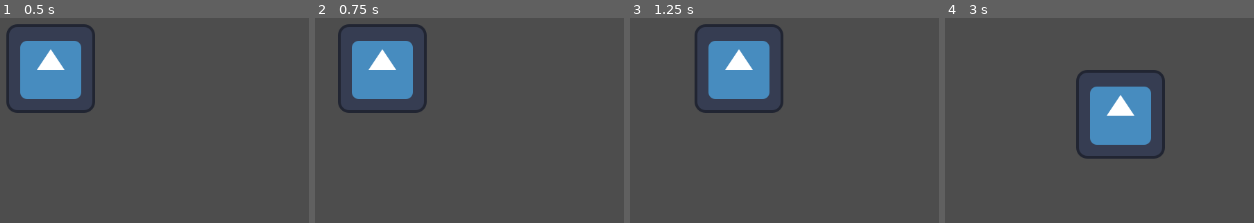
Above: before the commit, frames 1-4 (left to right).
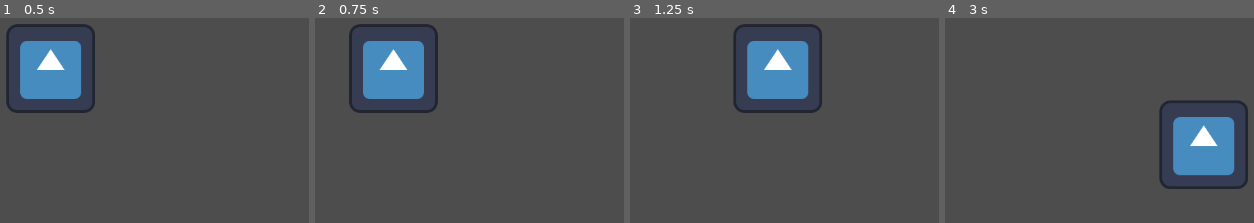
Above: after the commit, the same moments.

Repository: HedgeLizards/gobble
Game: Godot game, scene res://scenes/game.tscn
Two runs of this game, one before a commit and one after it. Both use one fixed random seed, a clock stepped at 60 frames per second and the inputs below. The engine's default icon, where the game draws it, is replaced by a stand-in: a white triangle on a blue panel in a dark square.
Inputs:
- Up to frame 1 (0.5 s): no input
- Up to frame 2 (0.75 s): tap Enter at 0.5 s; hold D (east) from 0.53 s (still down)
- Up to frame 3 (1.25 s): keep holding D (east)
- Up to frame 4 (3 s): release D (east) at 1.28 s; hold S (south) 1.28-2.03 s; hold D (east) 2.03-2.78 s; hold W (north) from 2.78 s (still down)

Frame 1 is identical in both runs. In frame 2, 4.5% of the frame differs, in the area x 7-40%, y 2-47%; in frame 3, 9.1%; in frame 4, 14%, in the area x 42-99%, y 25-84%.

Commit message:
player movement is shared

Diff:
--- a/client/scenes/game.tscn
+++ b/client/scenes/game.tscn
@@ -10,13 +10,16 @@
 [node name="Game" type="Node2D"]
 script = ExtResource("1_qupka")
 
-[node name="Player" type="CharacterBody2D" parent="."]
+[node name="Me" type="CharacterBody2D" parent="."]
 unique_name_in_owner = true
 position = Vector2(200, 200)
 script = ExtResource("2_jvx6t")
 
-[node name="Sprite2D" type="Sprite2D" parent="Player"]
+[node name="Sprite2D" type="Sprite2D" parent="Me"]
 texture = ExtResource("3_6ff4g")
 
-[node name="CollisionShape2D" type="CollisionShape2D" parent="Player"]
+[node name="CollisionShape2D" type="CollisionShape2D" parent="Me"]
 shape = SubResource("RectangleShape2D_g3144")
+
+[node name="Players" type="Node2D" parent="."]
+unique_name_in_owner = true
--- /dev/null
+++ b/client/scenes/player.tscn
@@ -0,0 +1,8 @@
+[gd_scene load_steps=2 format=3 uid="uid://dawx1xavdy1ps"]
+
+[ext_resource type="Texture2D" uid="uid://d3ke8yigymepn" path="res://icon.svg" id="1_vuyqw"]
+
+[node name="Player" type="Node2D"]
+
+[node name="Sprite2D" type="Sprite2D" parent="."]
+texture = ExtResource("1_vuyqw")
--- a/client/scripts/game.gd
+++ b/client/scripts/game.gd
@@ -1,14 +1,12 @@
 extends Node
 
 var socket: WebSocketPeer = WebSocketPeer.new()
-var playername: String
 var has_introduced: bool = false
 
-
+const PLAYER = preload("res://scenes/player.tscn")
 
 func _ready():
 	socket.connect_to_url('ws://localhost:8080')
-	playername = "player" + str(randi()) # todo: random name gen or choosing
 
 func _physics_process(delta):
 	socket.poll()
@@ -18,16 +16,31 @@
 			if not has_introduced:
 				send({
 					"type": "introduction",
-					"player": playername,
-					"pos": {"x": %Player.position.x, "y": %Player.position.y}
+					"player": %Me.playername,
+					"pos": [%Me.position.x, %Me.position.y]
 				})
 				has_introduced = true
 			send({
 				"type": "player",
-				"pos": {"x": %Player.position.x, "y": %Player.position.y}
+				"pos": [%Me.position.x, %Me.position.y]
 			})
 			while socket.get_available_packet_count() > 0:
-				print(socket.get_packet().get_string_from_utf8())
+				var text: String = socket.get_packet().get_string_from_utf8()
+				#print(text)
+				var data = JSON.parse_string(text)
+				if data["type"] == "state":
+					for node in %Players.get_children():
+						node.queue_free()
+					for name in data["players"]:
+						if name == %Me.playername:
+							continue
+						var player_data = data["players"][name]
+						var player = PLAYER.instantiate()
+						player.position.x = player_data["pos"][0]
+						player.position.y = player_data["pos"][1]
+						%Players.add_child(player)
+
+
 		WebSocketPeer.STATE_CLOSED:
 			print(socket.get_close_code())
 
--- a/client/scripts/player.gd
+++ b/client/scripts/player.gd
@@ -1,12 +1,13 @@
 extends CharacterBody2D
 
 
-var speed = 2
+var playername: String
+var speed = 200
 # Called when the node enters the scene tree for the first time.
 func _ready():
-	pass # Replace with function body.
+	playername = "player" + str(randi()) # todo: random name gen or choosing
 
 
 # Called every frame. 'delta' is the elapsed time since the previous frame.
-func _process(delta):
-	move_and_collide(Input.get_vector("west", "east", "north", "south") * speed)
+func _physics_process(delta):
+	move_and_collide(Input.get_vector("west", "east", "north", "south") * delta * speed)
Not shown, changed: server/package.json
Not shown, added: server/server.js
